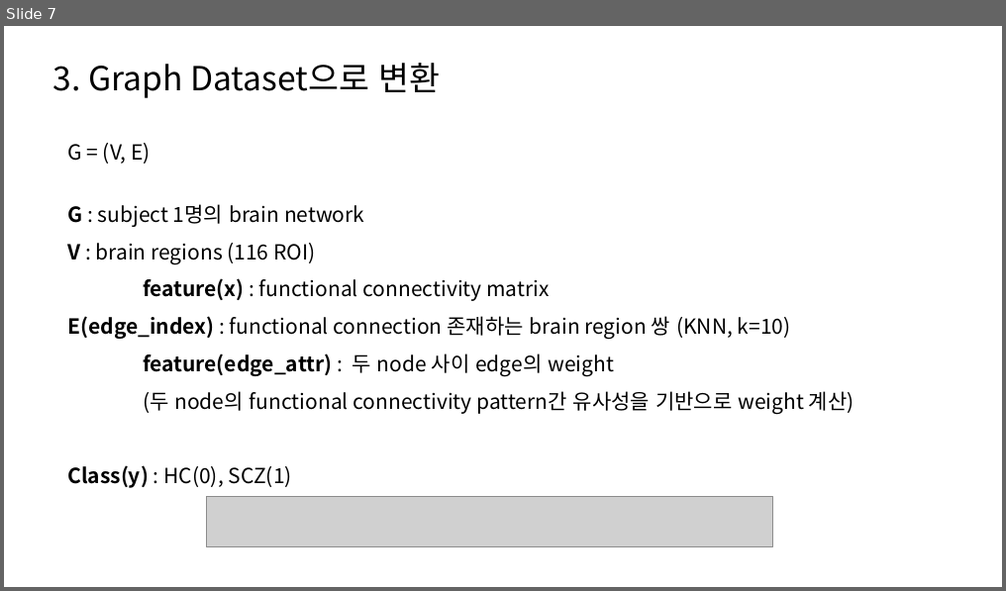
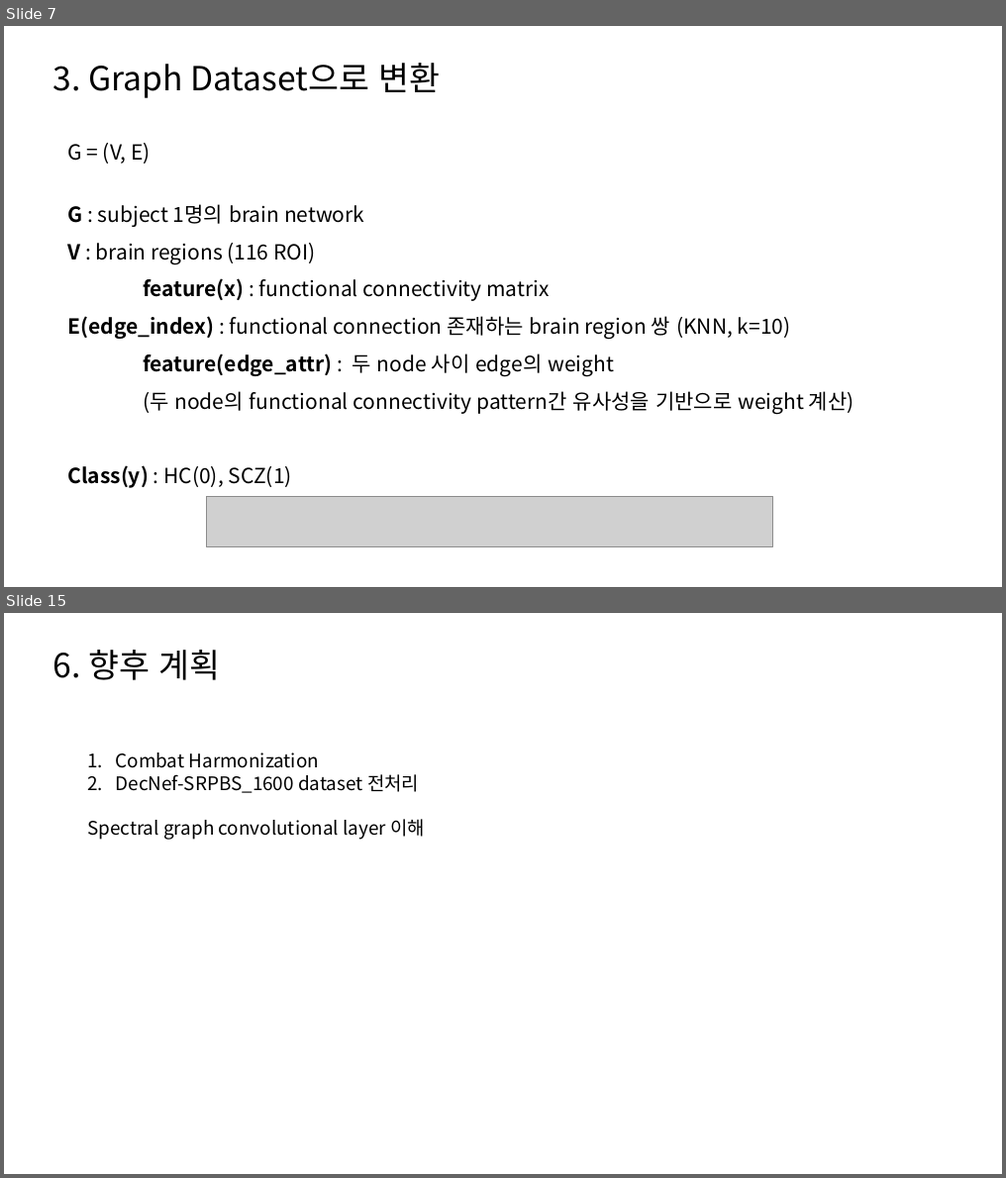
Before and after one commit to janett105/GNN_SCHZ, a slide deck: Presentation/초기 발표 (1).pptx. Shown one above the other, each under a label of ours: slide 7 before the commit, slides 7 and 15 after it; the slides between them are not shown. The pictures are 1006x591 and 1006x1178 pixels, drawn with LibreOffice and Linux fonts; fonts in the diff are those of the drawing; grey boxes stand for pictures. Boxes give left, top, right and bottom in pixels: in the first picture for what was removed or moved away, otherwise in the second. Text is boxed around its words. In the diff, an @@ line names an element or a change of style, - is before the commit and + after.

```diff
--- a/Presentation/초기 발표 (1).pptx
+++ b/Presentation/초기 발표 (1).pptx
@@ slide 15 added at [4, 613, 1002, 1174], background #FFFFFF @@
@@ text added at [54, 650, 220, 680], 32 pt, text #000000 @@
+6. 향후 계획
@@ text added at [87, 753, 425, 840], 18 pt, text #000000 @@
+1. Combat Harmonization
+2. DecNef-SRPBS_1600 dataset 전처리
+Spectral graph convolutional layer 이해
```
Also in this commit, not shown: 8 slides changed, 4 other slides added, 1 slide removed, 30 other files.
